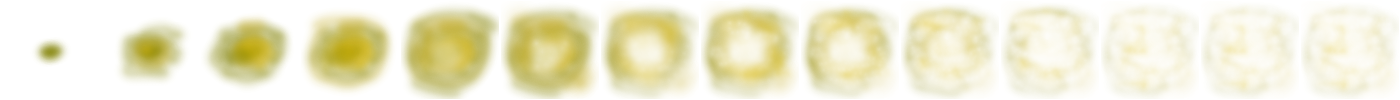
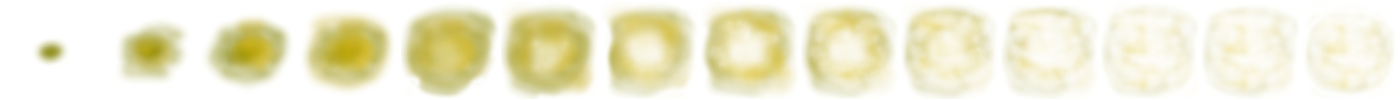
The second 1400x100 image is a revision of the first. Changes to its layers:
painted on "Layer #14" over left=1301, top=3, right=1399, bottom=99
painted on "Layer #13" over left=1201, top=1, right=1299, bottom=99
painted on "Layer #12" over left=1101, top=3, right=1199, bottom=99
painted on "Layer #11" over left=1001, top=1, right=1099, bottom=94
painted on "Layer #10" over left=901, top=13, right=999, bottom=99
painted on "Layer #9" over left=813, top=11, right=899, bottom=99
painted on "Layer #8" over left=701, top=11, right=799, bottom=99
painted on "Layer #7" over left=601, top=11, right=699, bottom=99
painted on "Layer #6" over left=534, top=4, right=599, bottom=99
painted on "Layer #5" over left=404, top=11, right=499, bottom=99
